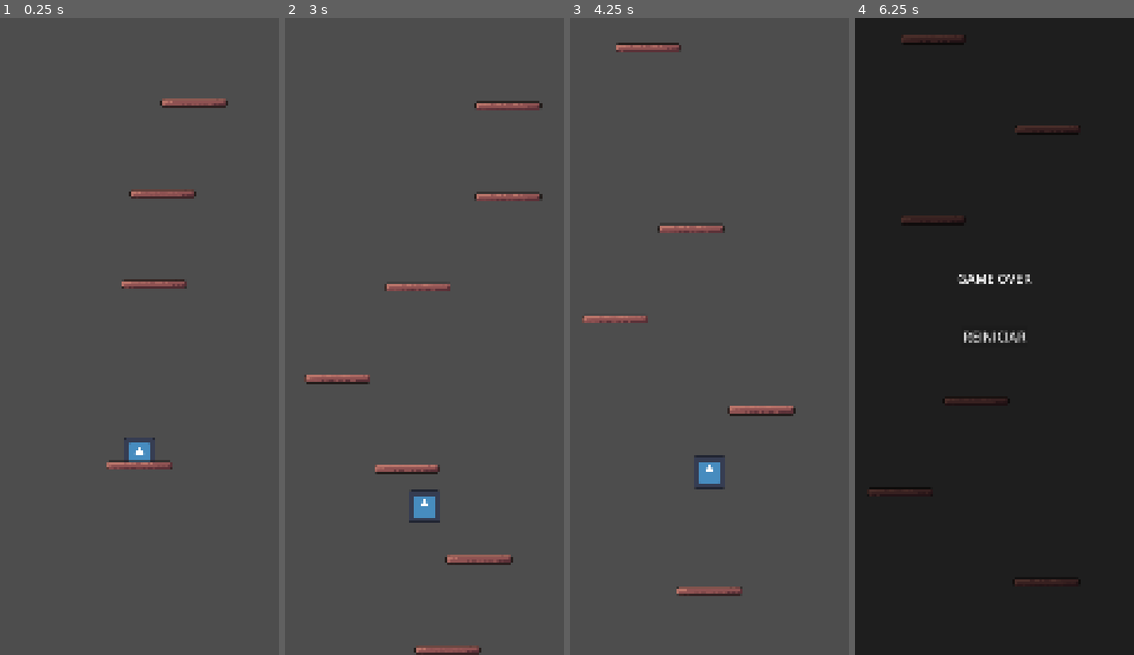
Above: before the commit, frames 1-4 (left to right).
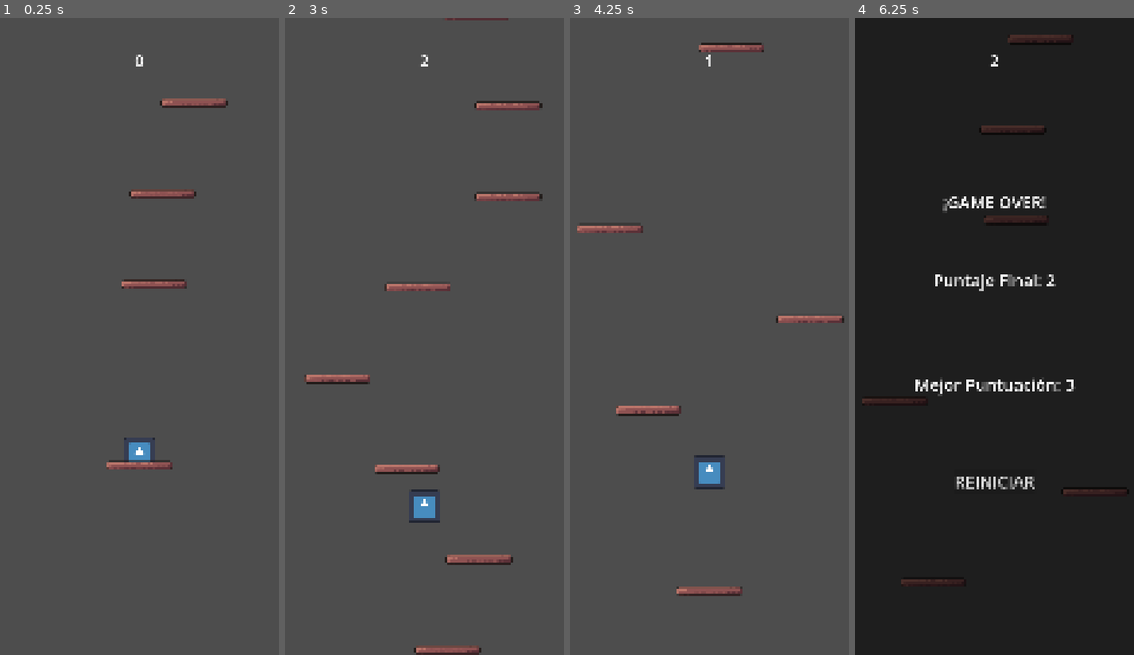
Above: after the commit, the same moments.

Repository: acloshh/TP-2-Taller-Prod.-de-Juegos-Juego-Mobile
Game: Godot game, scene res://Scenes/mundo.tscn
Two runs of this game, one before a commit and one after it. Both use one fixed random seed, a clock stepped at 60 frames per second and the inputs below. The engine's default icon, where the game draws it, is replaced by a stand-in: a white triangle on a blue panel in a dark square.
Inputs:
- Up to frame 1 (0.25 s): no input
- Up to frame 2 (3 s): no input
- Up to frame 3 (4.25 s): click "REINICIAR" at 3.5 s
- Up to frame 4 (6.25 s): no input

The runs differ from the first frame. In frame 1, less than 0.1% of the frame differs, in the area x 48-52%, y 5-8%; in frame 2, 0.1%; in frame 3, 2.5%; in frame 4, 4.0%, in the area x 2-97%, y 2-90%.

Commit message:
se agrego un contador de puntos y una pantalla de game over con el puntaje obtenido y puntaje maximo

Diff:
--- a/Scenes/mundo.tscn
+++ b/Scenes/mundo.tscn
@@ -15,12 +15,13 @@
 [sub_resource type="RectangleShape2D" id="RectangleShape2D_gqidu"]
 size = Vector2(1080, 20)
 
-[node name="mundo" type="Node2D" unique_id=1892424039 node_paths=PackedStringArray("jugador", "camara", "ui_game_over")]
+[node name="mundo" type="Node2D" unique_id=1892424039 node_paths=PackedStringArray("jugador", "camara", "ui_game_over", "etiqueta_puntos")]
 script = ExtResource("1_gqidu")
 plataforma_escena = ExtResource("2_glouy")
 jugador = NodePath("CharacterBody2D")
 camara = NodePath("Camera2D")
 ui_game_over = NodePath("CanvasLayer/PantallaGameOver")
+etiqueta_puntos = NodePath("CanvasLayer/MarcadorPuntos")
 
 [node name="CharacterBody2D" type="CharacterBody2D" parent="." unique_id=665427662]
 position = Vector2(540, 2393)
@@ -51,7 +52,7 @@
 
 [node name="CanvasLayer" type="CanvasLayer" parent="." unique_id=1750785894]
 
-[node name="PantallaGameOver" type="Control" parent="CanvasLayer" unique_id=1591099070]
+[node name="PantallaGameOver" type="Control" parent="CanvasLayer" unique_id=1591099070 node_paths=PackedStringArray("etiqueta_puntaje_final", "etiqueta_mejor_puntaje")]
 process_mode = 3
 visible = false
 layout_mode = 3
@@ -61,6 +62,8 @@
 grow_horizontal = 2
 grow_vertical = 2
 script = ExtResource("6_qxsm7")
+etiqueta_puntaje_final = NodePath("ColorRect/EtiquetaPuntajeFinal")
+etiqueta_mejor_puntaje = NodePath("ColorRect/EtiquetaMejorPuntaje")
 
 [node name="ColorRect" type="ColorRect" parent="CanvasLayer/PantallaGameOver" unique_id=1793918677]
 layout_mode = 1
@@ -79,12 +82,12 @@
 anchor_right = 0.5
 anchor_bottom = 0.5
 offset_left = -124.5
-offset_top = -38.5
+offset_top = 521.5
 offset_right = 124.5
-offset_bottom = 38.5
+offset_bottom = 598.5
 grow_horizontal = 2
 grow_vertical = 2
-theme_override_font_sizes/font_size = 50
+theme_override_font_sizes/font_size = 64
 text = "REINICIAR"
 
 [node name="Label" type="Label" parent="CanvasLayer/PantallaGameOver/ColorRect" unique_id=1951535504]
@@ -93,13 +96,51 @@
 anchor_top = 0.5
 anchor_right = 1.0
 anchor_bottom = 0.5
-offset_top = -235.5
-offset_bottom = -212.5
+offset_top = -554.5
+offset_bottom = -485.5
 grow_horizontal = 2
 grow_vertical = 2
-theme_override_font_sizes/font_size = 50
-text = "GAME OVER"
+theme_override_font_sizes/font_size = 64
+text = "¡GAME OVER!"
 horizontal_alignment = 1
 vertical_alignment = 1
 
+[node name="EtiquetaMejorPuntaje" type="Label" parent="CanvasLayer/PantallaGameOver/ColorRect" unique_id=1827882122]
+layout_mode = 1
+anchors_preset = 14
+anchor_top = 0.5
+anchor_right = 1.0
+anchor_bottom = 0.5
+offset_top = 140.0
+offset_bottom = 228.0
+grow_horizontal = 2
+grow_vertical = 2
+theme_override_font_sizes/font_size = 64
+text = "HIGH SCORE: "
+horizontal_alignment = 1
+
+[node name="EtiquetaPuntajeFinal" type="Label" parent="CanvasLayer/PantallaGameOver/ColorRect" unique_id=1497105173]
+layout_mode = 1
+anchors_preset = 14
+anchor_top = 0.5
+anchor_right = 1.0
+anchor_bottom = 0.5
+offset_top = -262.0
+offset_bottom = -174.0
+grow_horizontal = 2
+grow_vertical = 2
+theme_override_font_sizes/font_size = 64
+text = "PUNTAJE: "
+horizontal_alignment = 1
+
+[node name="MarcadorPuntos" type="Label" parent="CanvasLayer" unique_id=690216976]
+anchors_preset = 10
+anchor_right = 1.0
+offset_top = 120.0
+offset_bottom = 208.0
+grow_horizontal = 2
+theme_override_font_sizes/font_size = 64
+text = "0"
+horizontal_alignment = 1
+
 [connection signal="pressed" from="CanvasLayer/PantallaGameOver/ColorRect/Button" to="CanvasLayer/PantallaGameOver" method="_on_button_pressed"]
--- a/Scripts/mundo.gd
+++ b/Scripts/mundo.gd
@@ -4,12 +4,15 @@
 @export var jugador: CharacterBody2D
 @export var camara: Camera2D
 @export var ui_game_over: Control
+@export var etiqueta_puntos: Label # <-- Nueva variable para la etiqueta
 
-@export var cantidad_inicial: int = 8
+@export var cantidad_inicial: int = 15
 @export var distancia_y: float = 350
 @export var margen_x: float = 150.0
 
 var altura_actual: float = 0.0
+var puntos: int = 0 # <-- Variable para llevar la cuenta
+static var mejor_puntaje: int = 0
 
 func _ready() -> void:
 	if plataforma_escena == null or jugador == null:
@@ -17,9 +20,13 @@
 
 	altura_actual = jugador.global_position.y - distancia_y
 
-	# Plataforma salvavidas inicial
+	# Creamos la plataforma inicial y la conectamos
 	var primera_plataforma = plataforma_escena.instantiate()
 	primera_plataforma.global_position = Vector2(jugador.global_position.x, altura_actual)
+
+	# Conectamos la señal para que sume puntos
+	primera_plataforma.plataforma_superada.connect(sumar_punto)
+
 	add_child(primera_plataforma)
 
 	altura_actual -= distancia_y
@@ -29,13 +36,10 @@
 
 func _process(_delta: float) -> void:
 	if jugador != null:
-		# 1. Generar plataformas hacia arriba
 		if jugador.global_position.y < altura_actual + (distancia_y * 4):
 			generar_plataforma()
 
-		# 2. Comprobar si el jugador cae por debajo de la visión de la cámara
 		if camara != null and ui_game_over != null:
-			# Calculamos dónde está el borde inferior de la pantalla sumando un pequeño margen
 			var limite_inferior = camara.global_position.y + (get_viewport_rect().size.y / 2.0) + 100.0
 
 			if jugador.global_position.y > limite_inferior:
@@ -47,8 +51,26 @@
 	var x_aleatorio = randf_range(margen_x, ancho_pantalla - margen_x)
 	altura_actual -= distancia_y
 	nueva_plataforma.global_position = Vector2(x_aleatorio, altura_actual)
+
+	# IMPORTANTE: Conectar la señal de cada plataforma nueva
+	nueva_plataforma.plataforma_superada.connect(sumar_punto)
+
 	add_child(nueva_plataforma)
 
+# Función que se ejecuta cada vez que una plataforma sale de pantalla
+func sumar_punto() -> void:
+	puntos += 1
+	if etiqueta_puntos != null:
+		etiqueta_puntos.text = str(puntos)
+
 func activar_game_over() -> void:
-	ui_game_over.show() # Mostramos la pantalla de Game Over
-	get_tree().paused = true # Congelamos todas las físicas y movimientos del juego
+	# 1. Comprobar si superó el récord
+	if puntos > mejor_puntaje:
+		mejor_puntaje = puntos
+
+	# 2. Pasar los datos a la pantalla de Game Over antes de mostrarla
+	if ui_game_over.has_method("mostrar_resultados"):
+		ui_game_over.mostrar_resultados(puntos, mejor_puntaje)
+
+	ui_game_over.show()
+	get_tree().paused = true
--- a/Scripts/pantalla_game_over.gd
+++ b/Scripts/pantalla_game_over.gd
@@ -1,7 +1,12 @@
 extends Control
 
+@export var etiqueta_puntaje_final: Label
+@export var etiqueta_mejor_puntaje: Label
+
+func mostrar_resultados(puntos_actuales: int, mejor_puntaje: int) -> void:
+	etiqueta_puntaje_final.text = "Puntaje Final: " + str(puntos_actuales)
+	etiqueta_mejor_puntaje.text = "Mejor Puntuación: " + str(mejor_puntaje)
+
 func _on_button_pressed() -> void:
-	# 1. Quitamos la pausa del juego
 	get_tree().paused = false
-	# 2. Recargamos la escena actual para empezar de cero
 	get_tree().reload_current_scene()
--- a/Scripts/plataforma.gd
+++ b/Scripts/plataforma.gd
@@ -1,4 +1,7 @@
 extends Node2D
 
+signal plataforma_superada
+
 func _on_visible_on_screen_enabler_2d_screen_exited() -> void:
+	plataforma_superada.emit()
 	queue_free()
